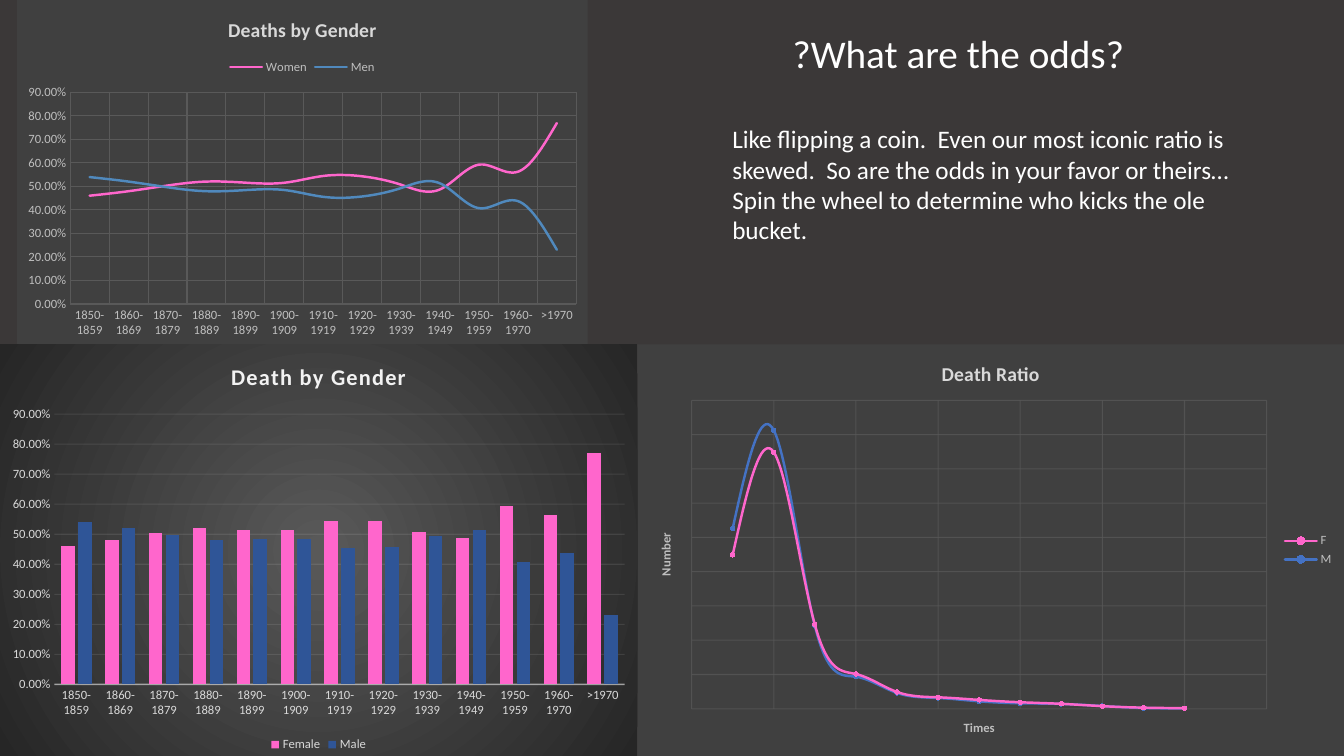
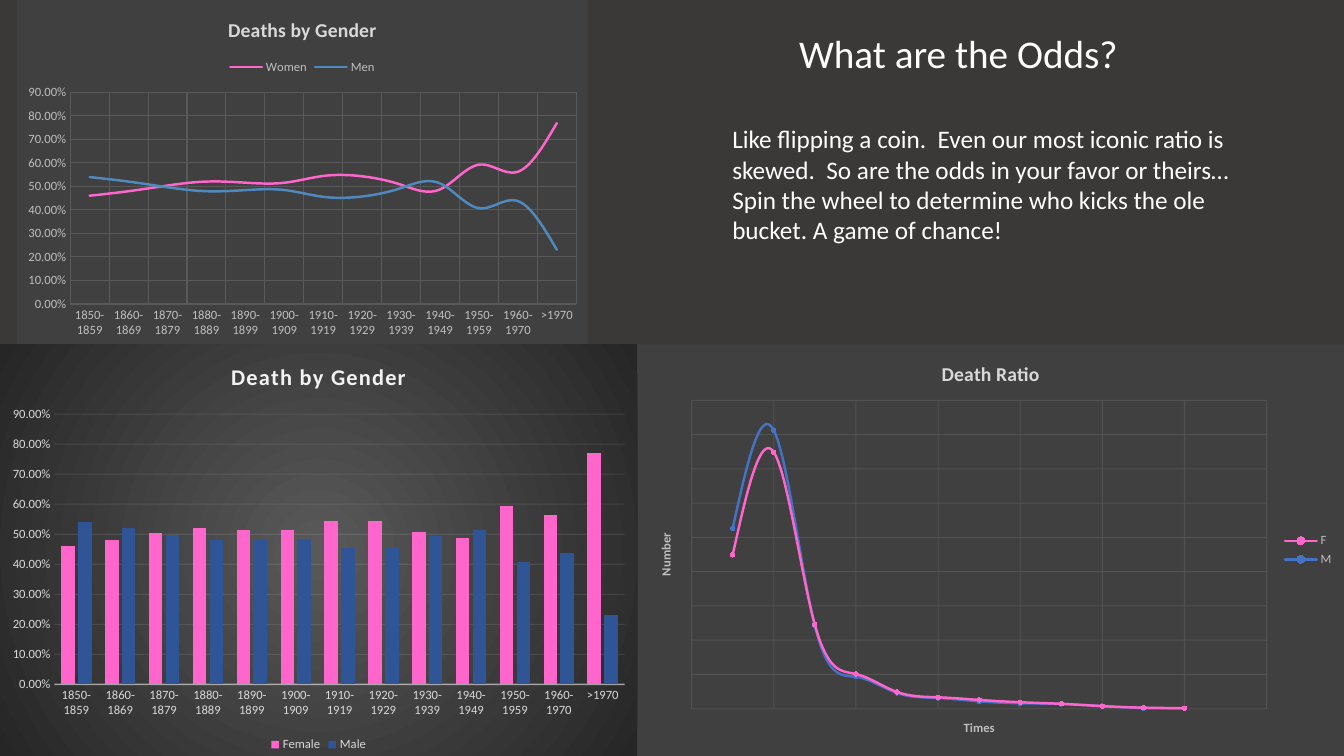
Before and after one commit to 430modena/citycemetaryburial, a slide deck: slide 2 of data/Venus and Mars.pptx. Drawn at 1344x756 pixels with LibreOffice and Linux fonts; fonts in the diff are those of the drawing. Boxes give left, top, right and bottom in pixels: in the first picture for what was removed or moved away, otherwise in the second. Text is boxed around its words. In the diff, an @@ line names an element or a change of style, - is before the commit and + after.

```diff
--- a/data/Venus and Mars.pptx
+++ b/data/Venus and Mars.pptx
@@ text at (x1=732, y1=40, x2=1228, y2=244): text changed @@
-?What are the odds?
-  Like flipping a coin. Even our most iconic ratio is skewed. So are the odds in your favor or theirs…Spin the wheel to determine who kicks the ole bucket.
+What are the Odds?
+  Like flipping a coin. Even our most iconic ratio is skewed. So are the odds in your favor or theirs…Spin the wheel to determine who kicks the ole bucket. A game of chance!
```
Also in this commit, not shown: 1 other file.
